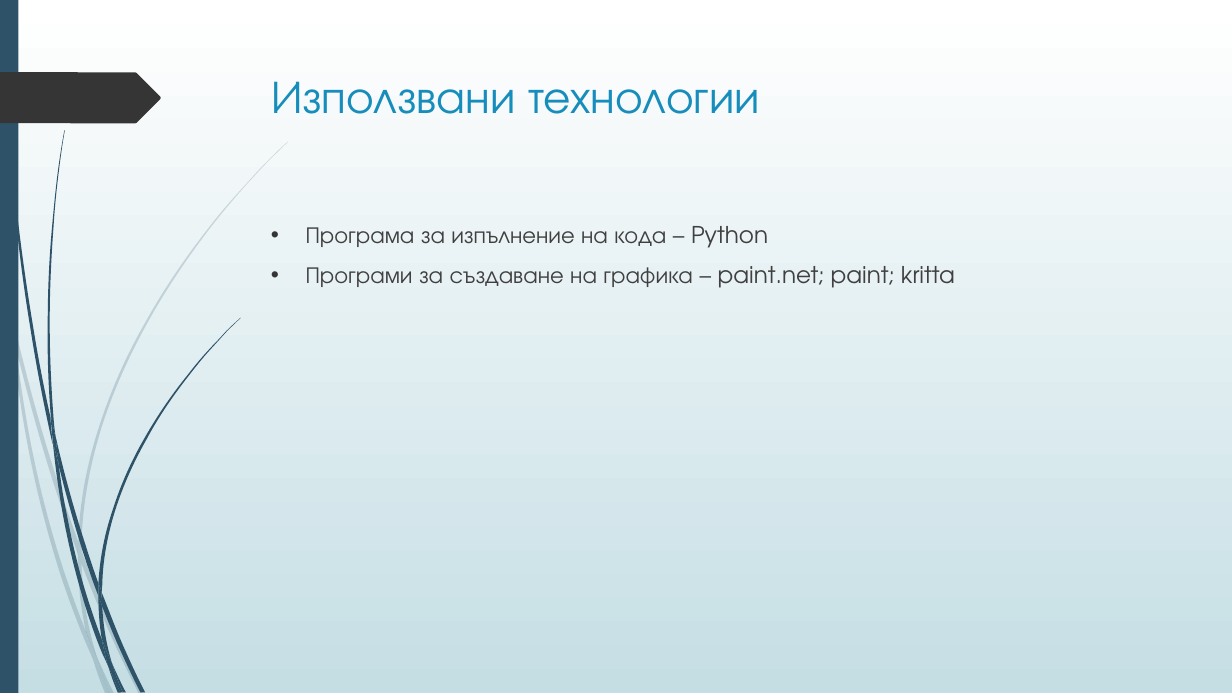
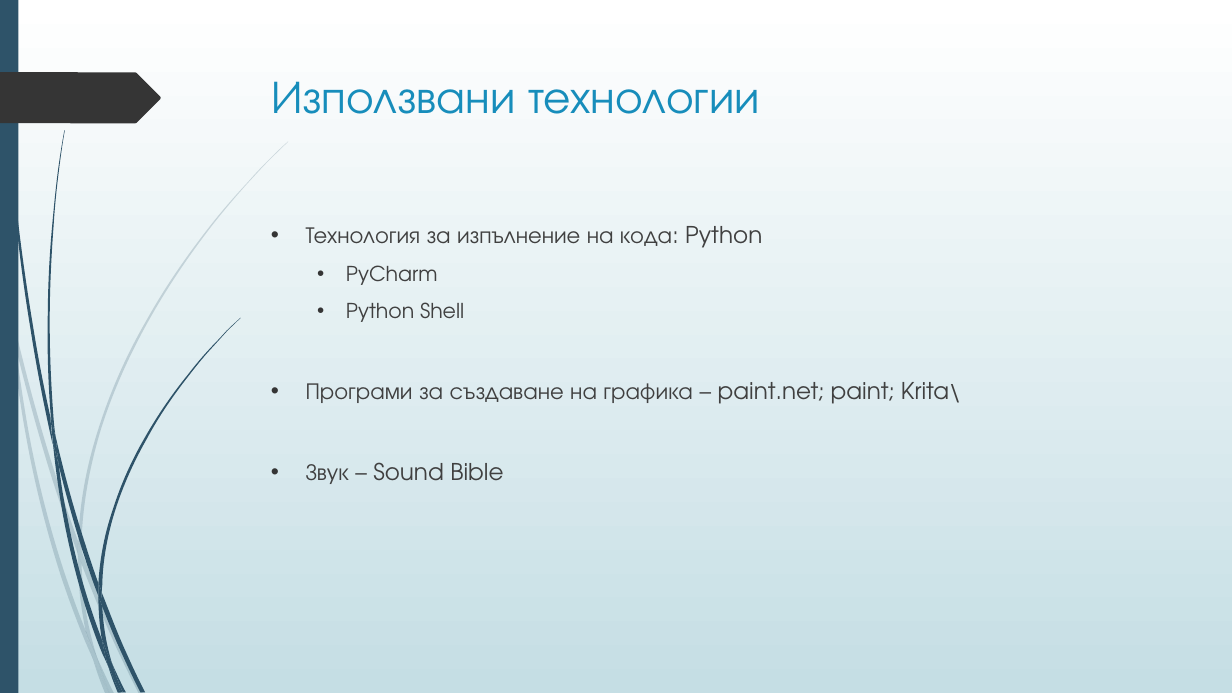
Before and after one commit to boki1/Hack30xTUES-, a slide deck: slide 9 of Hack 30 xTUES presentation.pptx (slide 5 before the commit). Drawn at 1232x693 pixels with LibreOffice and Linux fonts; fonts in the diff are those of the drawing. Boxes give left, top, right and bottom in pixels: in the first picture for what was removed or moved away, otherwise in the second. Text is boxed around its words. In the diff, an @@ line names an element or a change of style, - is before the commit and + after.

Commit message:
final version

```diff
--- a/Hack 30 xTUES presentation.pptx
+++ b/Hack 30 xTUES presentation.pptx
@@ text at <box>306,226,961,484</box>: text changed @@
-• Програма за изпълнение на кода – Python
-• Програми за създаване на графика – paint.net; paint; kritta
+• Технология за изпълнение на кода: Python
+  • PyCharm
+  • Python Shell
+• Програми за създаване на графика – paint.net; paint; Krita\
+• Звук – Sound Bible
```
Also in this commit, not shown: 3 other slides changed, 6 slides added, 1 slide removed.
